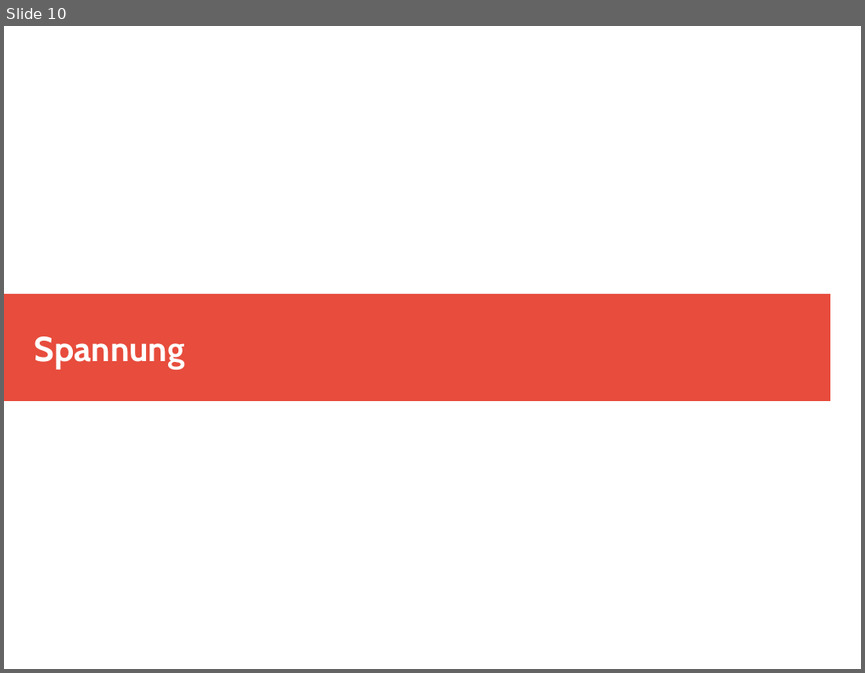
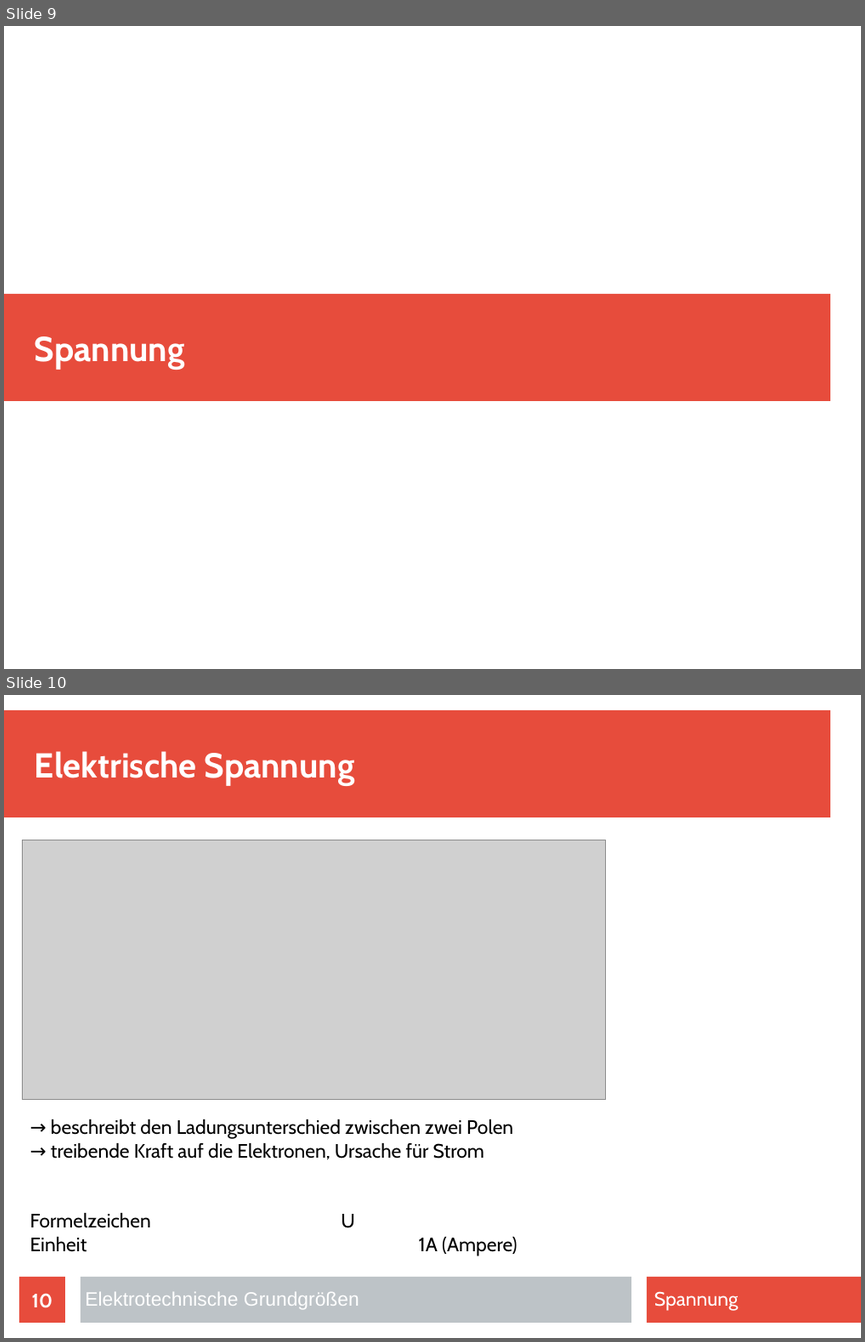
Before and after one commit to Barry90/Projekt, a slide deck: Elektrotechnische_Grundgroessen.odp. Shown one above the other, each under a label of ours: slide 10 before the commit, slides 9 and 10 after it. The pictures are 865x673 and 865x1342 pixels, drawn with LibreOffice and Linux fonts; fonts in the diff are those of the drawing; grey boxes stand for pictures. Boxes give left, top, right and bottom in pixels: in the first picture for what was removed or moved away, otherwise in the second. Text is boxed around its words. In the diff, an @@ line names an element or a change of style, - is before the commit and + after.

```diff
--- a/Elektrotechnische_Grundgroessen.odp
+++ b/Elektrotechnische_Grundgroessen.odp
@@ slide 10 added at box(4, 695, 861, 1338), background #FFFFFF @@
@@ rectangle added at box(4, 710, 830, 818), fill #E74C3C @@
@@ title added at box(35, 751, 355, 785), 32 pt, text #FFFFFF, bold @@
+Elektrische Spannung
@@ picture added at box(23, 839, 606, 1099) @@
@@ text added at box(30, 1119, 517, 1256), 18 pt, text #000000 @@
+→ beschreibt den Ladungsunterschied zwischen zwei Polen
+→ treibende Kraft auf die Elektronen, Ursache für Strom
+Formelzeichen U
+Einheit 1A (Ampere)
@@ page number added at box(19, 1276, 65, 1322), fill #E74C3C, 18 pt, text #FFFFFF, bold @@
+10
@@ rectangle added at box(80, 1276, 631, 1322), fill #BDC3C7 @@
@@ rectangle added at box(647, 1276, 861, 1322), fill #E74C3C @@
@@ text added at box(85, 1292, 359, 1310), 18 pt, text #FFFFFF @@
+Elektrotechnische Grundgrößen
@@ text added at box(654, 1291, 738, 1310), 18 pt, text #FFFFFF @@
+Spannung
@@ what was slide 10 is now slide 9 @@
```
Also in this commit, not shown: 8 other slides changed, 11 other slides added, 1 slide removed, 3 other files.
